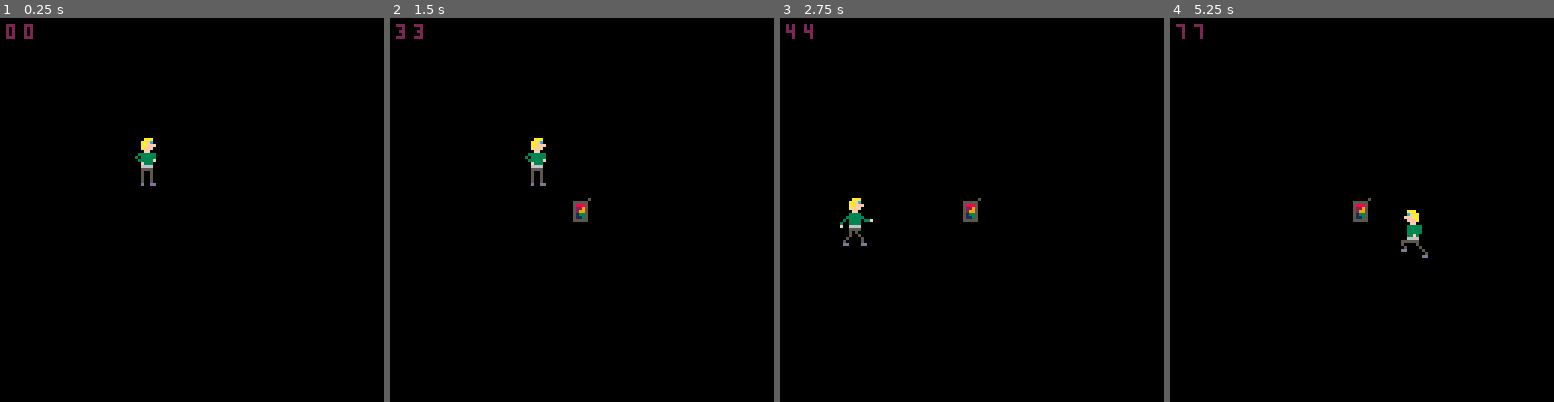
Above: before the commit, frames 1-4 (left to right).
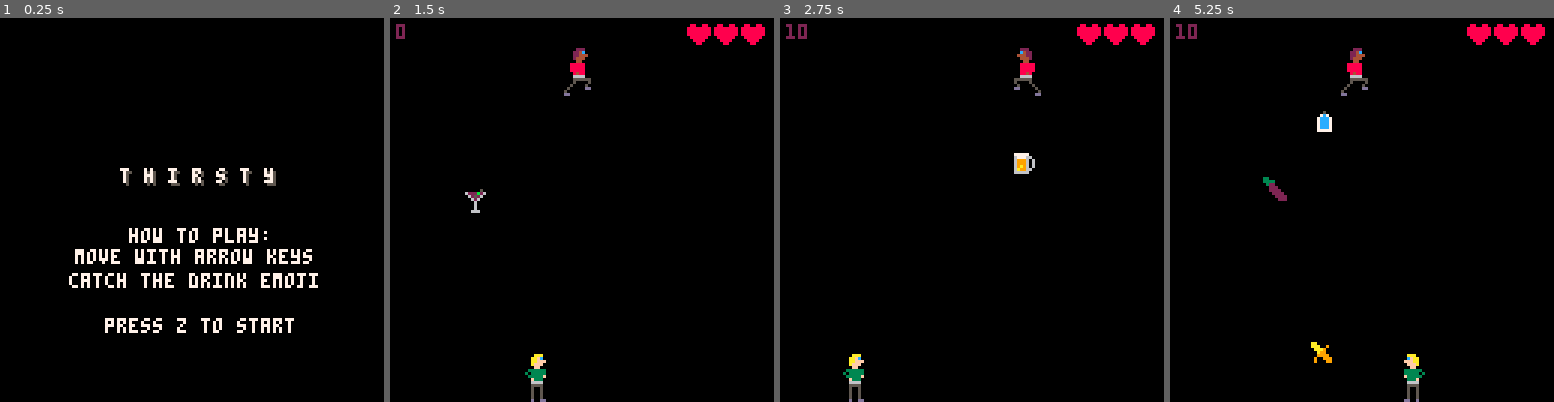
Above: after the commit, the same moments.

Repository: jeffcampbell/Pico-8-Games
Game: PICO-8 cartridge thirsty/thirsty.p8
The game is run twice, just before and just after one commit, with the same random seed, the same clock (stepped at 60 frames per second) and the same inputs.
Inputs:
- Up to frame 1 (0.25 s): no input
- Up to frame 2 (1.5 s): tap O (Z key) at 0.33, 0.7, 1.43 s
- Up to frame 3 (2.75 s): hold Left 1.97-2.37 s; tap O (Z key) at 2.22 s; hold Down from 2.42 s (still down)
- Up to frame 4 (5.25 s): release Down at 2.82 s; hold Right 2.87-3.53 s; tap O (Z key) at 3.1, 3.98, 4.87 s; hold Up 3.58-4.08 s; hold Right 4.13-4.53 s; hold Down 4.58-5.08 s; hold Left from 5.13 s (still down)

The runs differ from the first frame. In frame 1, 4.6% of the frame differs, in the area x 1-83%, y 1-83%; in frame 2, 2.2%; in frame 3, 2.4%; in frame 4, 2.7%.

Commit message:
mostly done

Diff:
--- a/thirsty/thirsty.p8
+++ b/thirsty/thirsty.p8
@@ -2,30 +2,80 @@
 version 7
 __lua__
 function _init()
- add(players,playerconstruct(40,40))
+ score=0
+ lives=0
+ wait=0
 end
 
 drinks={}
-drinkconstruct=function(x,y)
+drinkconstruct=function(x,y,s)
  local obj={}
  obj.pos={x=x,y=y}
+ obj.sprite=s
  obj.hitbox={x=2,y=1,w=5,h=6}
- obj.speed=2
+ obj.speed=rnd(2)+1
  obj.update=function(drink)
- spr(064,drink.pos.x,drink.pos.y)
+  if(drink.pos.y==128) then
+   del(drinks,drink)
+  else
+   drink.pos.y+=drink.speed
+   spr(drink.sprite,drink.pos.x,drink.pos.y)
+  end
  end
 return obj
 end
+
+emojis={}
+emojiconstruct=function(x,y,s)
+ local obj={}
+ obj.pos={x=x,y=y}
+ obj.sprite=s
+ obj.hitbox={x=2,y=1,w=5,h=6}
+ obj.speed=rnd(2)+1
+ obj.update=function(emoji)
+  if(emoji.pos.y==128) then
+   del(emojis,emoji)
+  else
+   emoji.pos.y+=emoji.speed
+   spr(emoji.sprite,emoji.pos.x,emoji.pos.y)
+  end
+ end
+return obj
+end
+
 
 people={}
 peopleconstruct=function(x,y)
  local obj={}
  obj.pos={x=x,y=y}
+ obj.target=60
  obj.hitbox={x=2,y=1,w=5,h=6}
- obj.speed=2
+ obj.speed=1
  obj.update=function(person)
- spr(064,person.pos.x,person.pos.y)
- end
+  if(person.pos.x==obj.target) then
+   obj.target=flr(rnd(128))
+  elseif(person.pos.x>obj.target) then
+   person.pos.x-=person.speed
+   anims(person,0,16,3,true)
+  elseif(person.pos.x<obj.target) then
+   person.pos.x+=person.speed
+   anims(person,0,16,3)
+  else
+   sspr(0,16,16,16,person.pos.x,person.pos.y,16,16) end
+ end
+
+ obj.drop=function(person)
+  local either=flr(rnd(2))
+  local chance=flr(rnd(28))+1
+  if(chance==1) then
+   if(either>0) then
+    add(emojis,emojiconstruct(person.pos.x,person.pos.y,80+flr(rnd(5))))
+   else
+    add(drinks,drinkconstruct(person.pos.x,person.pos.y,64+flr(rnd(5))))
+   end
+  end
+ end
+
 return obj
 end
 
@@ -33,7 +83,7 @@
 playerconstruct=function(x,y)
  local obj={}
  obj.pos={x=x,y=y}
- obj.hitbox={x=2,y=1,w=5,h=6}
+ obj.hitbox={x=1,y=1,w=10,h=16}
  obj.speed=2
  obj.update=function(player)
   if(btn(0)) then
@@ -42,15 +92,29 @@
   elseif(btn(1)) then
    player.pos.x+=player.speed
    anims(player,0,0,3)
-  elseif(btn(2)) then
-   player.pos.y-=player.speed
-   anims(player,0,0,3,true)
-  elseif(btn(3)) then
-   player.pos.y+=player.speed
-   anims(player,0,0,3)
   else sspr(0,0,16,16,player.pos.x,player.pos.y,16,16)
   end
  end
+
+ obj.collide=function(player,emoji)
+  for emoji in all(emojis) do
+   if collide(player,emoji) then
+    del(players,player)
+    wait=1
+    lives-=1
+   end
+  end
+ end
+
+ obj.score=function(player,drink)
+  for drink in all(drinks) do
+   if collide(player,drink) then
+    del(drinks,drink)
+    score+=10
+   end
+  end
+ end
+
 return obj
 end
 
@@ -87,18 +151,22 @@
     end
 end
 
-count=0
-function gendrink()
- if(btnp(4)) then
-  add(drinks,drinkconstruct(60,60))
-  count+=1
- end
-end
-
 update_players=function()
 	foreach(players, function(obj)
   obj.update(obj)
  end)
+	foreach(players, function(obj)
+  obj.collide(obj)
+ end)
+	foreach(players, function(obj)
+  obj.score(obj)
+ end)
+end
+
+update_emoji=function()
+	foreach(emojis, function(obj)
+  obj.update(obj)
+ end)
 end
 
 update_drinks=function()
@@ -107,16 +175,73 @@
  end)
 end
 
+update_people=function()
+	if(wait==0) then
+	foreach(people, function(obj)
+  obj.update(obj)
+ end)
+ foreach(people, function(obj)
+  obj.drop(obj)
+ end)
+ elseif(wait==1 and btnp(4))then
+  wait=0
+  add(players,playerconstruct(40,112))
+ else
+  print("press z",55,64,4)
+ end
+end
+
+function title_screen()
+ if(lives==0) then
+ rectfill(0,0,128,128,0)
+  local either=flr(rnd(2))
+  local chance=flr(rnd(28))+1
+  if(chance==1) then
+   if(either>0) then
+    add(emojis,emojiconstruct(flr(rnd(128)),0,80+flr(rnd(5))))
+   else
+    add(drinks,drinkconstruct(flr(rnd(128)),0,64+flr(rnd(5))))
+   end
+  end
+ print("t h i r s t y",41,51,5)
+ print("t h i r s t y",40,50,7)
+ print("how to play:",43,70,7)
+ print("move with arrow keys",25,77,7)
+ print("catch the drink emoji",23,85,7)
+ print("press z to start",35,100,7)
+ end
+ if(btnp(4) and lives==0) then
+ lives=3
+ wait=0
+	foreach(drinks, function(obj)
+  del(emojis,emoji)
+ end)
+ 	foreach(emojis, function(obj)
+  del(emojis,emoji)
+ end)
+ add(players,playerconstruct(40,112))
+ add(people,peopleconstruct(20,10))
+ end
+end
+
+function info_bar()
+  print(score,2,2,2)
+ for i=1,lives do
+  spr(096,90+i*9,2)
+ end
+end
+
 function _update()
 	cls()
-	gendrink()
 	update_players()
+	update_people()
+	info_bar()
+	title_screen()
+	update_emoji()
 	update_drinks()
 end
 
 function _draw()
-print(#drinks,2,2,2)
-print(count,8,2,2)
 end
 
 
Not shown, changed: 39 lines of the sprite sheet (__gfx__) section of thirsty/thirsty.p8
